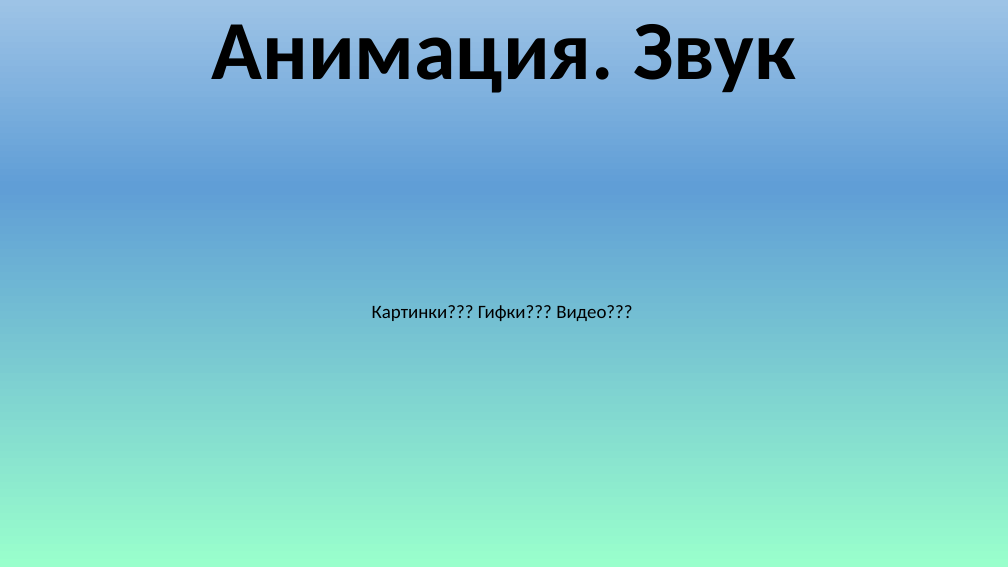
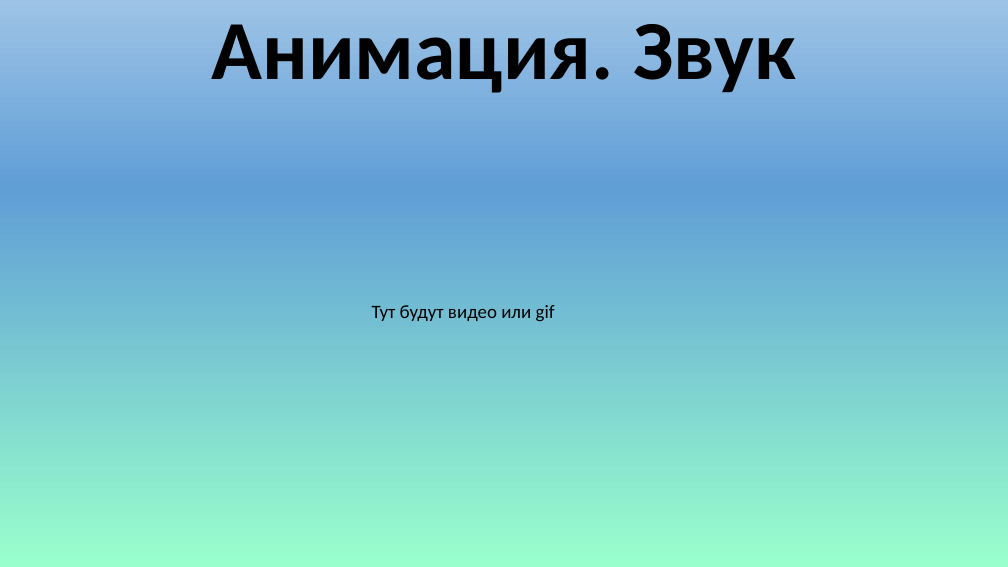
Before and after one commit to Virashu/danmaku, a slide deck: slide 7 of docs/presentation.pptx (slide 8 before the commit). Drawn at 1008x567 pixels with LibreOffice and Linux fonts; fonts in the diff are those of the drawing. Boxes give left, top, right and bottom in pixels: in the first picture for what was removed or moved away, otherwise in the second. Text is boxed around its words. In the diff, an @@ line names an element or a change of style, - is before the commit and + after.

```diff
--- a/docs/presentation.pptx
+++ b/docs/presentation.pptx
@@ text at (372, 305, 555, 322): text changed @@
-Картинки??? Гифки??? Видео???
+Тут будут видео или gif
```
Also in this commit, not shown: 4 other slides changed, 2 slides added, 3 slides removed.
